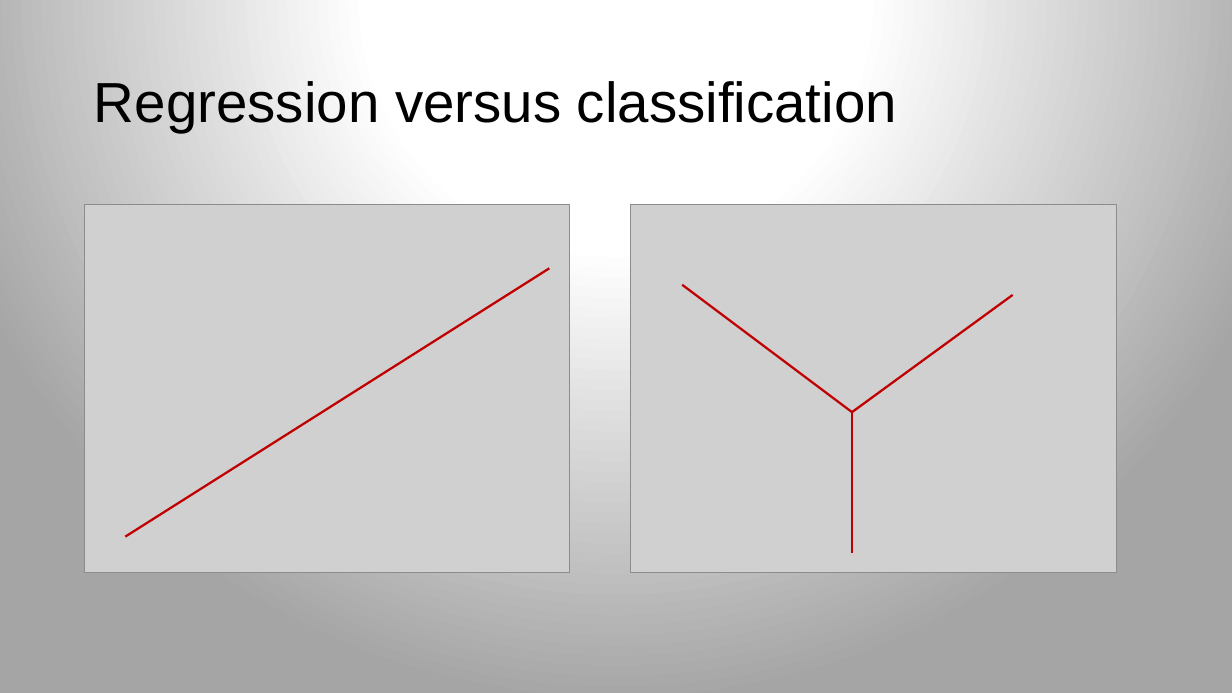
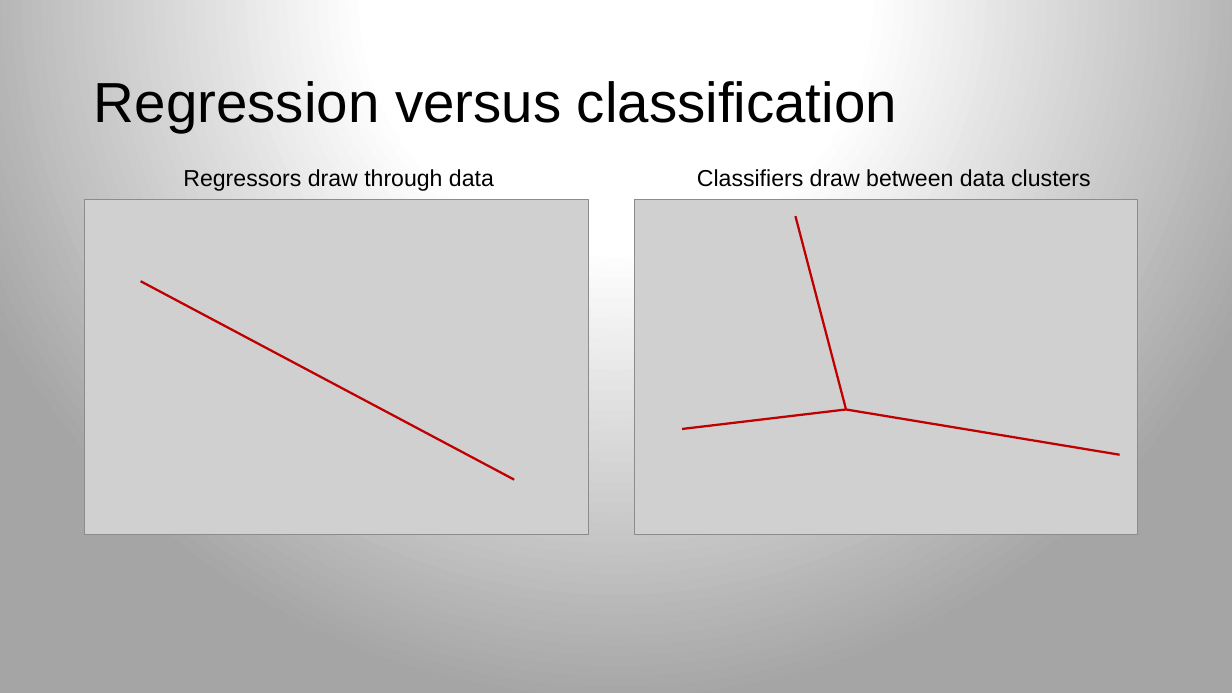
Before and after one commit to rspadim/dtreeviz, a slide deck: slide 4 of talk/dtreeviz.pptx. Drawn at 1232x693 pixels with LibreOffice and Linux fonts; fonts in the diff are those of the drawing; grey boxes stand for pictures; background and template pictures are left out. Boxes give left, top, right and bottom in pixels: in the first picture for what was removed or moved away, otherwise in the second. Text is boxed around its words. In the diff, an @@ line names an element or a change of style, - is before the commit and + after.

```diff
--- a/talk/dtreeviz.pptx
+++ b/talk/dtreeviz.pptx
@@ text added at bbox=[183, 169, 494, 191], 18 pt, text #000000 @@
+Regressors draw through data
@@ text added at bbox=[697, 169, 1091, 187], 18 pt, text #000000 @@
+Classifiers draw between data clusters
@@ picture: place and size @@
-picture at bbox=[85, 204, 570, 573]
+picture at bbox=[85, 199, 589, 534]
@@ picture: place and size @@
-picture at bbox=[631, 204, 1116, 573]
+picture at bbox=[635, 199, 1139, 534]
@@ line moved from (682, 285) - (852, 412) to (796, 216) - (847, 409) @@
@@ line moved from (126, 537) - (550, 268) to (140, 281) - (515, 480) @@
@@ line moved from (852, 554) - (852, 412) to (682, 429) - (847, 409) @@
@@ line moved from (852, 412) - (1013, 295) to (847, 409) - (1120, 455) @@
```
Also in this commit, not shown: 1 other slide changed, 9 other files.
